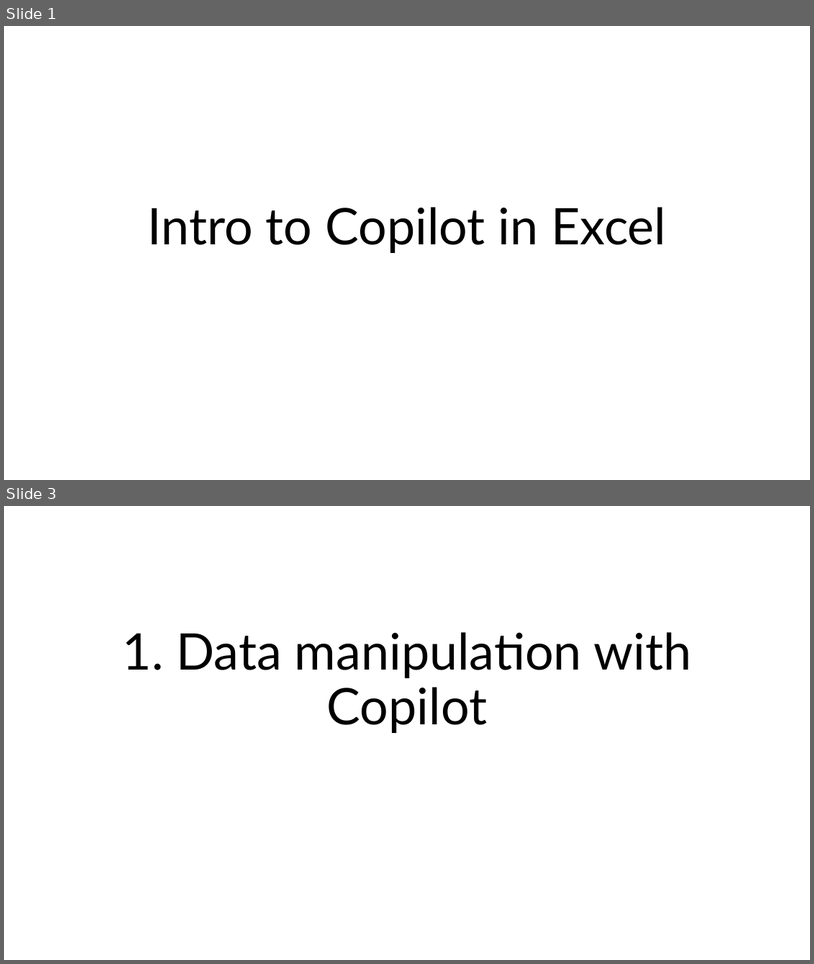
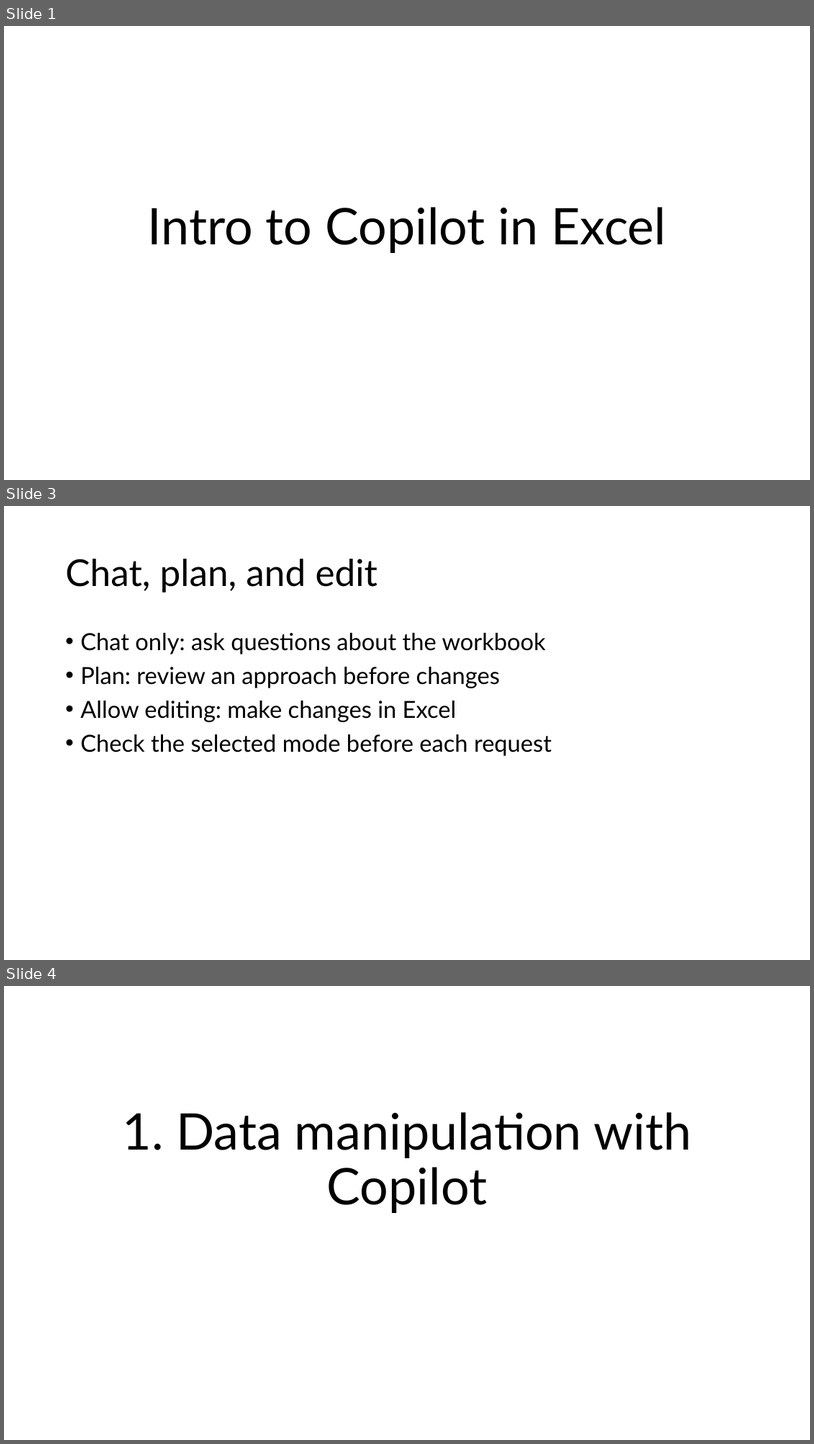
Before and after one commit to stringfestdata/complianceiq-intro-to-copilot-in-excel, a slide deck: complianceiq-intro-to-copilot-in-excel.pptx. Shown one above the other, each under a label of ours: slides 1 and 3 before the commit, slides 1, 3 and 4 after it; the slides between them are not shown. The pictures are 814x964 and 814x1444 pixels, drawn with LibreOffice and Linux fonts; fonts in the diff are those of the drawing. Boxes give left, top, right and bottom in pixels: in the first picture for what was removed or moved away, otherwise in the second. Text is boxed around its words. In the diff, an @@ line names an element or a change of style, - is before the commit and + after.

```diff
--- a/complianceiq-intro-to-copilot-in-excel.pptx
+++ b/complianceiq-intro-to-copilot-in-excel.pptx
@@ slide 3 added at (4,506,810,960), background #FFFFFF @@
@@ title added at (65,559,378,592), 44 pt, text #000000 @@
+Chat, plan, and edit
@@ text added at (80,633,552,756), 28 pt, text #000000 @@
+• Chat only: ask questions about the workbook
+• Plan: review an approach before changes
+• Allow editing: make changes in Excel
+• Check the selected mode before each request
@@ what was slide 3 is now slide 4 @@
```
Also in this commit, not shown: 7 slides changed, 4 other slides added, 2 slides removed, 6 other files.
